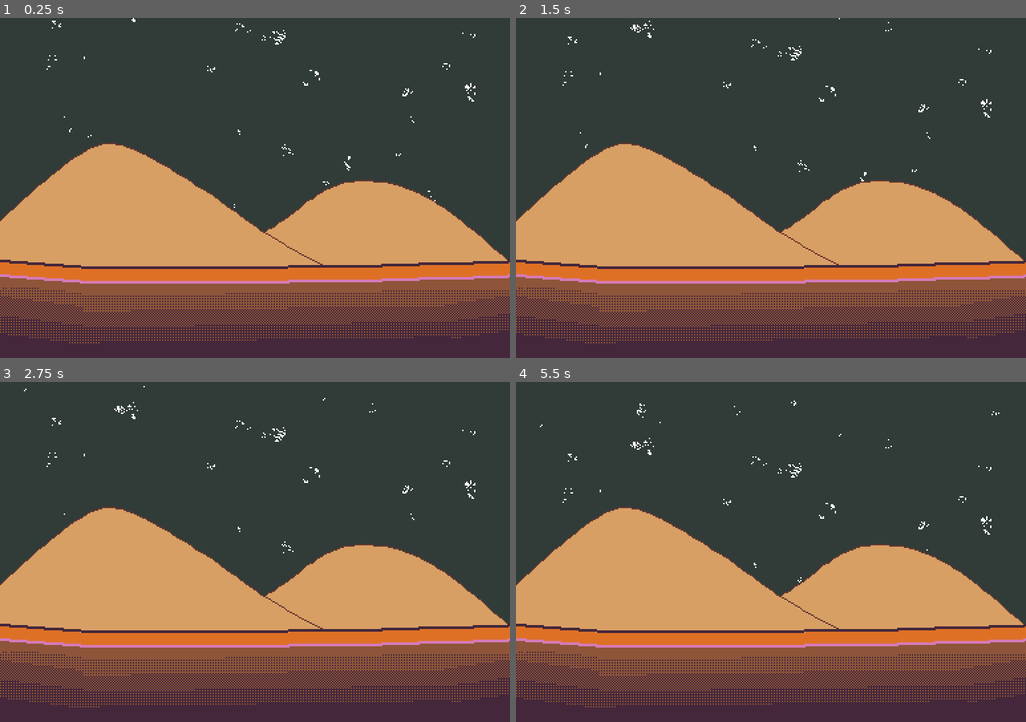
Above: before the commit, frames 1-4 (two rows, left to right).
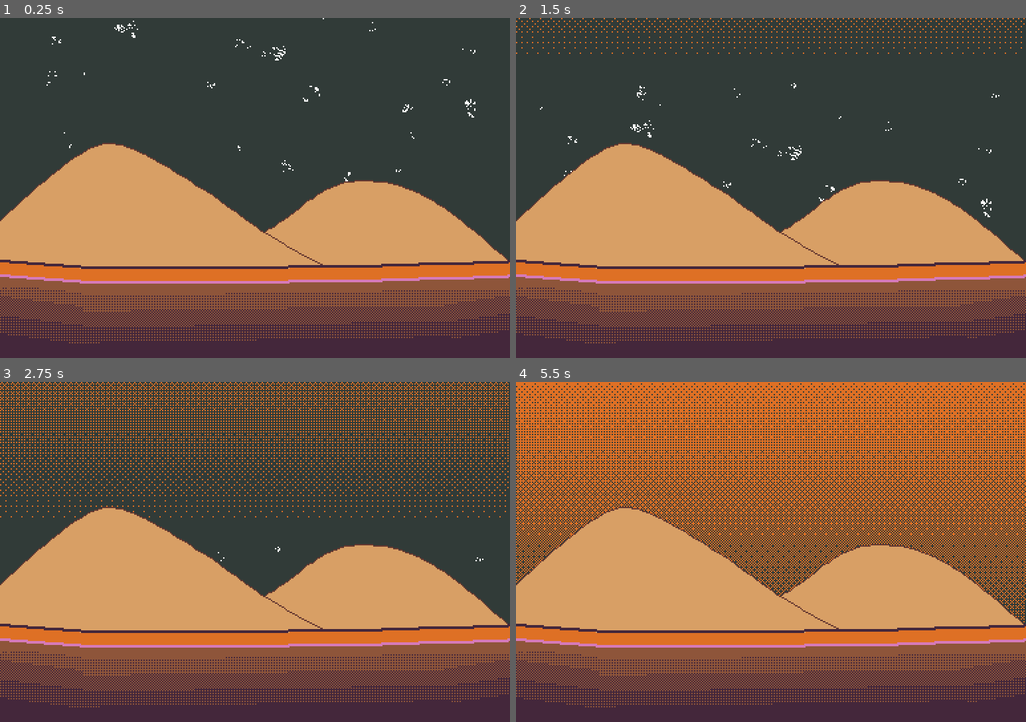
Above: after the commit, the same moments.

Repository: Archund/Parashoot
Game: Godot game, scene res://scenes/main.tscn
Same seed, same stepped clock (60 frames per second), same inputs: the game is played once before the commit and once after it.
Inputs:
- Up to frame 1 (0.25 s): no input
- Up to frame 2 (1.5 s): no input
- Up to frame 3 (2.75 s): no input
- Up to frame 4 (5.5 s): no input

The runs differ from the first frame. In frame 1, 0.4% of the frame differs, in the area x 9-94%, y 0-56%; in frame 2, 1.2%; in frame 3, 7.5%; in frame 4, 35%, in the area x 0-100%, y 0-71%.

Commit message:
pushing carlos
pushed carlos

Diff:
--- a/scripts/main.gd
+++ b/scripts/main.gd
@@ -3,7 +3,7 @@
 var SKY
 var PLAYER
 var ENEMY
-var timeout = 0.1
+var timeout = 0.001
 var timer = 0
 
 func _ready():
@@ -14,7 +14,7 @@
 
 func _process(delta):
 
-	if(SKY.global_position.y < self.global_position.y && timer >= timeout):
+	if(SKY.global_position.y < self.global_position.y*4 && timer >= timeout):
 		timer = 0
 		SKY.global_position.y = SKY.global_position.y + 1
 
Binary file added: assets/shootsignal.png
Not shown, added: assets/shootsignal.png.import
Not shown, added: assets/.DS_Store
